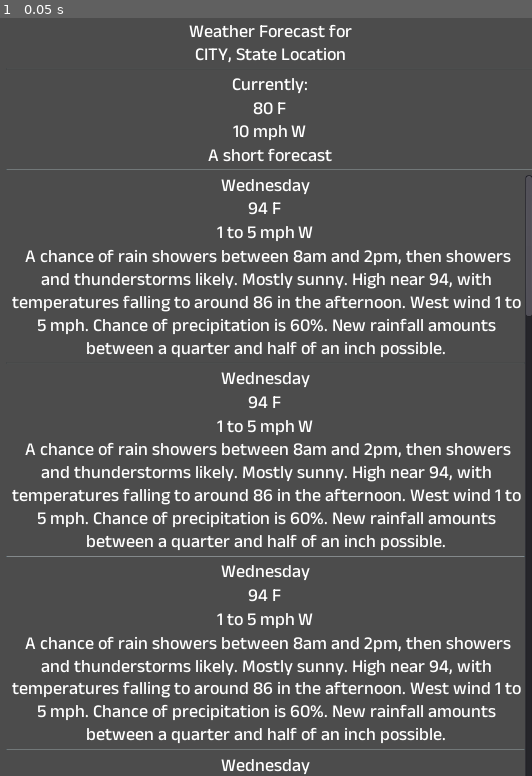
Above: before the commit, frame 1.
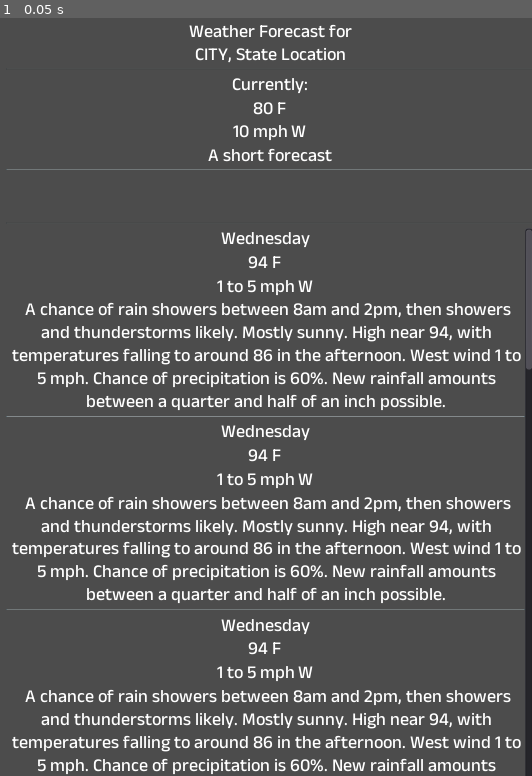
Above: after the commit, the same moment.

Repository: ModeratePrawn/MiniWeather
Game: Godot game, scene res://Main.tscn
Same seed, same stepped clock (60 frames per second), same inputs: the game is played once before the commit and once after it.
Inputs:
- Up to frame 1 (0.05 s): no input

The runs differ from the first frame. In frame 1, 18% of the frame differs, in the area x 1-100%, y 20-100%.
Error in both runs: Invalid get index 'city' (on base: 'Nil'). (res://Main.gd:41)

Commit message:
Add files via upload

Diff:
--- a/Main.gd
+++ b/Main.gd
@@ -195,14 +195,60 @@
 	$GUI/Forecasts/Window/NowCast/NowWind/Direction.text = String(HourlyForecastResult[0].windDirection)
 	$GUI/Forecasts/Window/NowCast/ShortCast.text = String(HourlyForecastResult[0].shortForecast)
 	#Hourly Forecast for Next 24 Hours
-	$GUI/Forecasts/Window/HourlyScroll/HourlyCast/T0/DateTime.text = String(HourlyForecastResult[1].startTime)
-	$GUI/Forecasts/Window/HourlyScroll/HourlyCast/T0/T0Temp/Temp.text = String(HourlyForecastResult[1].temperature)
-	$GUI/Forecasts/Window/HourlyScroll/HourlyCast/T0/T0Temp/Unit.text = String(HourlyForecastResult[1].temperatureUnit)
-	$GUI/Forecasts/Window/HourlyScroll/HourlyCast/T0/T0Wind/WindSpeed.text = String(HourlyForecastResult[1].windSpeed)
-	$GUI/Forecasts/Window/HourlyScroll/HourlyCast/T0/T0Wind/Direction.text = String(HourlyForecastResult[1].windDirection)
+	var Counter = 1
+	var HourlyCount = HourlyForecastResult.size()
+	var scene = ResourceLoader.load("res://T0.tscn")
+	var path = get_tree().get_root().get_node("Main/GUI/Forecasts/Window/HourlyScroll/HourlyCast")
+	var SepScene = ResourceLoader.load("res://VSeparator.tscn")
+	print(path)
+	print(scene)
+	print(HourlyCount)
+	print(Counter)
+
+	for number in range(23):
+		print("Loop:", Counter)
+		var NewInstance = scene.instance()
+		var vInst = SepScene.instance()
+		NewInstance.name = "T" + String(Counter)
+		path.add_child(NewInstance)
+		print("New Instance Name:")
+		print(NewInstance.name)
+		#Handle Time
+		var DateTime = HourlyForecastResult[Counter].startTime
+		var Date = DateTime.split("T")[0].split("-")
+		var Time = DateTime.split("T")[1].trim_suffix("Z").split(":")
+		var Year = Date[0]
+		var Month = Date[1]
+		var Day = Date[2]
+		var Hour = Time[0]
+		var Min = Time[1]
+		var Sec = Time[2]
+		Hour = int(Hour)
+
+		#Convert from 24hr to 12hr.
+		if Hour > 12:
+			Hour = Hour - 12
+			NewInstance.get_node("DateTime").text = str(Month, "/", Day, " ", Hour, ":", Min, "PM")
+		elif Hour == 0:
+			Hour = 12
+			NewInstance.get_node("DateTime").text = str(Month, "/", Day, " ", Hour, ":", Min, "AM")
+		elif Hour == 12:
+			NewInstance.get_node("DateTime").text = str(Month, "/", Day, " ", Hour, ":", Min, "PM")
+		else:
+			NewInstance.get_node("DateTime").text = str(Month, "/", Day, " ", Hour, ":", Min, "AM")
+
+		#Continue
+		NewInstance.get_node("T0Temp/Temp").text = String(HourlyForecastResult[Counter].temperature)
+		NewInstance.get_node("T0Temp/Unit").text = String(HourlyForecastResult[Counter].temperatureUnit)
+		NewInstance.get_node("T0Wind/WindSpeed").text = String(HourlyForecastResult[Counter].windSpeed)
+		NewInstance.get_node("T0Wind/Direction").text = String(HourlyForecastResult[Counter].windDirection)
+		path.add_child(vInst)
+		Counter = Counter + 1
+
 
 func PrintWeeklyResults():
 	$GUI/Forecasts/Window/WeeklyScroll.get_v_scrollbar().modulate = Color(0, 0, 0, 0) #Hide Scroll Bar
+	$GUI/Forecasts/Window/HourlyScroll.get_h_scrollbar().modulate = Color(0, 0, 0, 0)
 	$GUI/AlertDisplay/Body/AlertScroll.get_v_scrollbar().modulate = Color(0, 0, 0, 0) #Hide Scroll Bar
 	$GUI/Forecasts/Window/WeeklyScroll/WeekCast/W0/Date.text = String(WeeklyForecastResult[0].name)
 	$GUI/Forecasts/Window/WeeklyScroll/WeekCast/W0/W0Temp/Temp.text = String(WeeklyForecastResult[0].temperature)
--- a/Main.tscn
+++ b/Main.tscn
@@ -35,7 +35,7 @@
 margin_left = 10.0
 margin_top = 60.0
 margin_right = 722.0
-margin_bottom = 1088.0
+margin_bottom = 1160.0
 
 [node name="Header" type="VBoxContainer" parent="GUI/Forecasts/Window"]
 margin_right = 712.0
@@ -143,85 +143,26 @@
 margin_bottom = 204.0
 
 [node name="HourlyScroll" type="ScrollContainer" parent="GUI/Forecasts/Window"]
-visible = false
-margin_top = 117.0
+margin_top = 208.0
 margin_right = 712.0
-margin_bottom = 177.0
+margin_bottom = 268.0
 rect_min_size = Vector2( 75, 60 )
 size_flags_horizontal = 3
 size_flags_vertical = 3
 scroll_vertical_enabled = false
 
 [node name="HourlyCast" type="HBoxContainer" parent="GUI/Forecasts/Window/HourlyScroll"]
-margin_right = 74.0
-margin_bottom = 50.0
-alignment = 1
-
-[node name="T0" type="VBoxContainer" parent="GUI/Forecasts/Window/HourlyScroll/HourlyCast"]
-margin_right = 66.0
-margin_bottom = 50.0
-size_flags_horizontal = 4
-size_flags_vertical = 0
-alignment = 1
-
-[node name="DateTime" type="Label" parent="GUI/Forecasts/Window/HourlyScroll/HourlyCast/T0"]
-margin_right = 66.0
-margin_bottom = 14.0
-text = "DateTime"
-align = 1
-
-[node name="T0Temp" type="HBoxContainer" parent="GUI/Forecasts/Window/HourlyScroll/HourlyCast/T0"]
-margin_top = 18.0
-margin_right = 66.0
-margin_bottom = 32.0
-alignment = 1
-
-[node name="Temp" type="Label" parent="GUI/Forecasts/Window/HourlyScroll/HourlyCast/T0/T0Temp"]
-margin_left = 19.0
-margin_right = 35.0
-margin_bottom = 14.0
-text = "80"
-align = 1
-
-[node name="Unit" type="Label" parent="GUI/Forecasts/Window/HourlyScroll/HourlyCast/T0/T0Temp"]
-margin_left = 39.0
-margin_right = 46.0
-margin_bottom = 14.0
-text = "F"
-align = 1
-
-[node name="T0Wind" type="HBoxContainer" parent="GUI/Forecasts/Window/HourlyScroll/HourlyCast/T0"]
-margin_top = 36.0
-margin_right = 66.0
-margin_bottom = 50.0
-alignment = 1
-
-[node name="WindSpeed" type="Label" parent="GUI/Forecasts/Window/HourlyScroll/HourlyCast/T0/T0Wind"]
-margin_right = 49.0
-margin_bottom = 14.0
-text = "10 mph"
-
-[node name="Direction" type="Label" parent="GUI/Forecasts/Window/HourlyScroll/HourlyCast/T0/T0Wind"]
-margin_left = 53.0
-margin_right = 66.0
-margin_bottom = 14.0
-text = "W"
-
-[node name="VSeparator" type="VSeparator" parent="GUI/Forecasts/Window/HourlyScroll/HourlyCast"]
-margin_left = 70.0
-margin_right = 74.0
-margin_bottom = 50.0
+alignment = 1
 
 [node name="HSeparator3" type="HSeparator" parent="GUI/Forecasts/Window"]
-visible = false
-margin_top = 117.0
+margin_top = 272.0
 margin_right = 712.0
-margin_bottom = 121.0
+margin_bottom = 276.0
 
 [node name="WeeklyScroll" type="ScrollContainer" parent="GUI/Forecasts/Window"]
-margin_top = 208.0
+margin_top = 280.0
 margin_right = 712.0
-margin_bottom = 1028.0
+margin_bottom = 1100.0
 rect_min_size = Vector2( 0, 820 )
 size_flags_horizontal = 3
 size_flags_vertical = 3
--- /dev/null
+++ b/T0.tscn
@@ -0,0 +1,51 @@
+[gd_scene format=2]
+
+[node name="T0" type="VBoxContainer"]
+margin_right = 66.0
+margin_bottom = 50.0
+size_flags_horizontal = 4
+size_flags_vertical = 0
+alignment = 1
+
+[node name="DateTime" type="Label" parent="."]
+margin_right = 66.0
+margin_bottom = 14.0
+text = "DateTime"
+align = 1
+
+[node name="T0Temp" type="HBoxContainer" parent="."]
+margin_top = 18.0
+margin_right = 66.0
+margin_bottom = 32.0
+alignment = 1
+
+[node name="Temp" type="Label" parent="T0Temp"]
+margin_left = 19.0
+margin_right = 35.0
+margin_bottom = 14.0
+text = "80"
+align = 1
+
+[node name="Unit" type="Label" parent="T0Temp"]
+margin_left = 39.0
+margin_right = 46.0
+margin_bottom = 14.0
+text = "F"
+align = 1
+
+[node name="T0Wind" type="HBoxContainer" parent="."]
+margin_top = 36.0
+margin_right = 66.0
+margin_bottom = 50.0
+alignment = 1
+
+[node name="WindSpeed" type="Label" parent="T0Wind"]
+margin_right = 49.0
+margin_bottom = 14.0
+text = "10 mph"
+
+[node name="Direction" type="Label" parent="T0Wind"]
+margin_left = 53.0
+margin_right = 66.0
+margin_bottom = 14.0
+text = "W"
--- /dev/null
+++ b/VSeparator.tscn
@@ -0,0 +1,5 @@
+[gd_scene format=2]
+
+[node name="VSeparator" type="VSeparator"]
+margin_right = 4.0
+margin_bottom = 3.0
